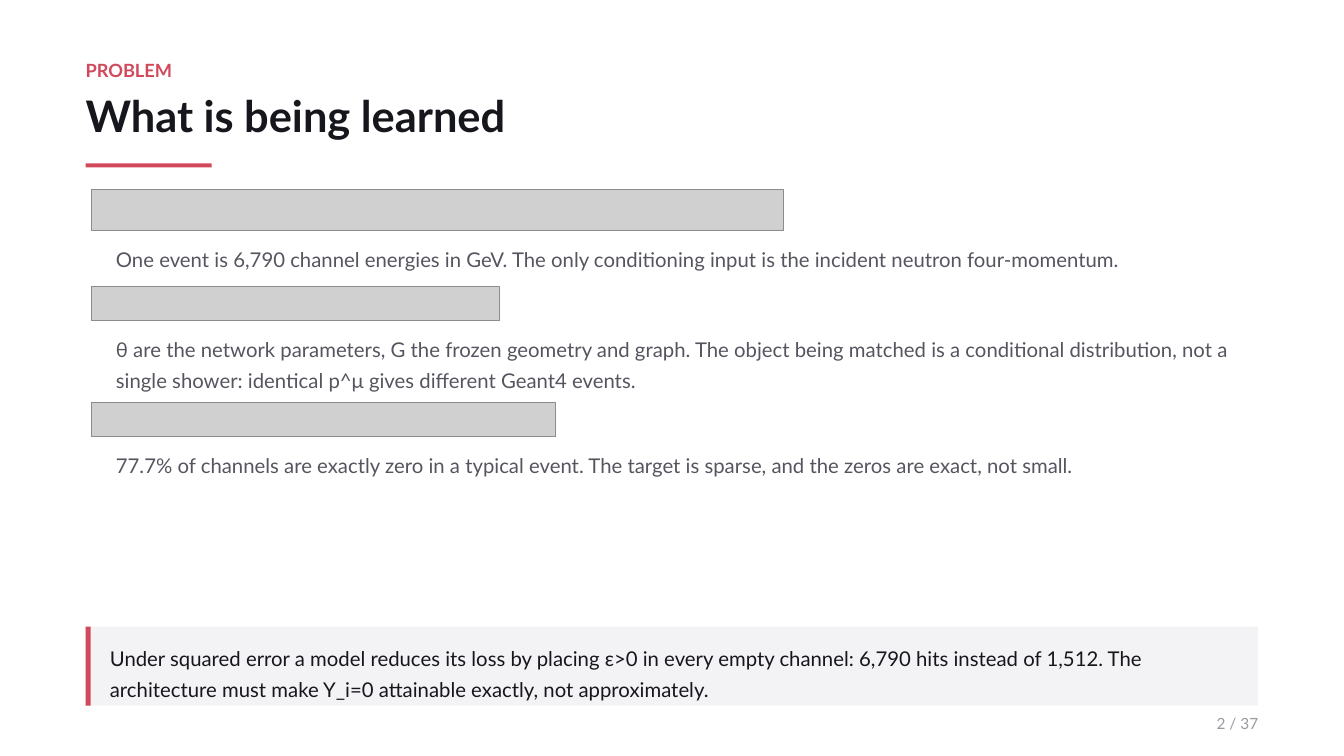
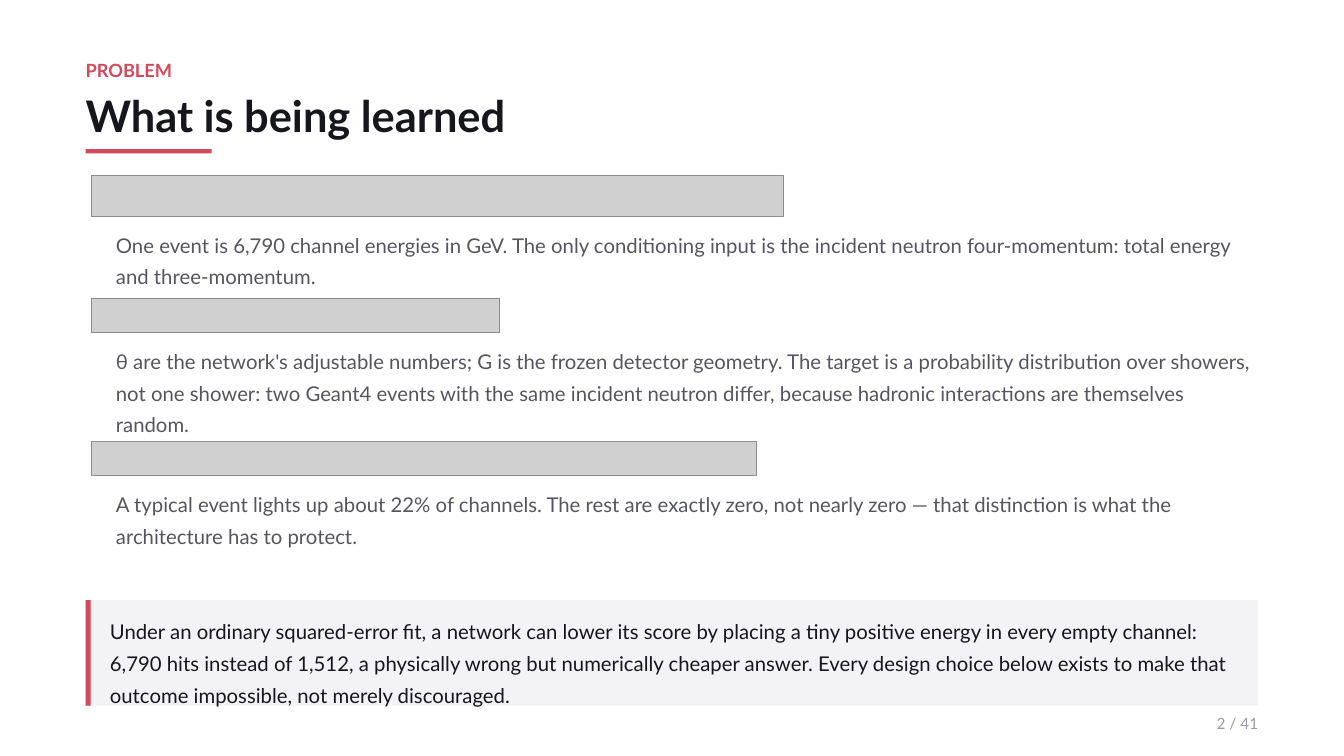
Before and after one commit to JulianAttemptsCoding/Fast-MC-CBSC, a slide deck: slide 2 of exhibition/c2st_20260728/CBSC_ZDC_FastMC_overview.pptx. Drawn at 1344x756 pixels with LibreOffice and Linux fonts; fonts in the diff are those of the drawing; grey boxes stand for pictures. Boxes give left, top, right and bottom in pixels: in the first picture for what was removed or moved away, otherwise in the second. Text is boxed around its words. In the diff, an @@ line names an element or a change of style, - is before the commit and + after.

```diff
--- a/exhibition/c2st_20260728/CBSC_ZDC_FastMC_overview.pptx
+++ b/exhibition/c2st_20260728/CBSC_ZDC_FastMC_overview.pptx
@@ rectangle: place and size @@
-rectangle at [86, 163, 212, 167]
+rectangle at [86, 149, 212, 153]
@@ picture: place and size @@
-picture at [92, 190, 783, 231]
+picture at [92, 175, 783, 217]
@@ text at [116, 238, 1231, 284]: text changed @@
-One event is 6,790 channel energies in GeV. The only conditioning input is the incident neutron four-momentum.
+One event is 6,790 channel energies in GeV. The only conditioning input is the incident neutron four-momentum: total energy and three-momentum.
@@ picture: place and size @@
-picture at [92, 286, 499, 321]
+picture at [92, 298, 499, 333]
@@ text at [116, 354, 1250, 432]: text changed @@
-θ are the network parameters, G the frozen geometry and graph. The object being matched is a conditional distribution, not a single shower: identical p^μ gives different Geant4 events.
+θ are the network's adjustable numbers; G is the frozen detector geometry. The target is a probability distribution over showers, not one shower: two Geant4 events with the same incident neutron differ, because hadronic interactions are themselves random.
@@ picture removed at [92, 402, 556, 437] @@
@@ picture added at [92, 442, 756, 476] @@
@@ text at [116, 497, 1171, 548]: text changed @@
-77.7% of channels are exactly zero in a typical event. The target is sparse, and the zeros are exact, not small.
+A typical event lights up about 22% of channels. The rest are exactly zero, not nearly zero — that distinction is what the architecture has to protect.
@@ rectangle: place and size @@
-rectangle at [86, 627, 1258, 706]
+rectangle at [86, 600, 1258, 706]
@@ rectangle: place and size @@
-rectangle at [86, 627, 91, 706]
+rectangle at [86, 600, 91, 706]
@@ text at [110, 624, 1226, 707]: text changed @@
-Under squared error a model reduces its loss by placing ε>0 in every empty channel: 6,790 hits instead of 1,512. The architecture must make Y_i=0 attainable exactly, not approximately.
+Under an ordinary squared-error fit, a network can lower its score by placing a tiny positive energy in every empty channel: 6,790 hits instead of 1,512, a physically wrong but numerically cheaper answer. Every design choice below exists to make that outcome impossible, not merely discouraged.
@@ text at [1217, 718, 1258, 729]: text changed @@
-2 / 37
+2 / 41
```
Also in this commit, not shown: 18 other slides changed, 22 slides added, 18 slides removed, 12 other files.
